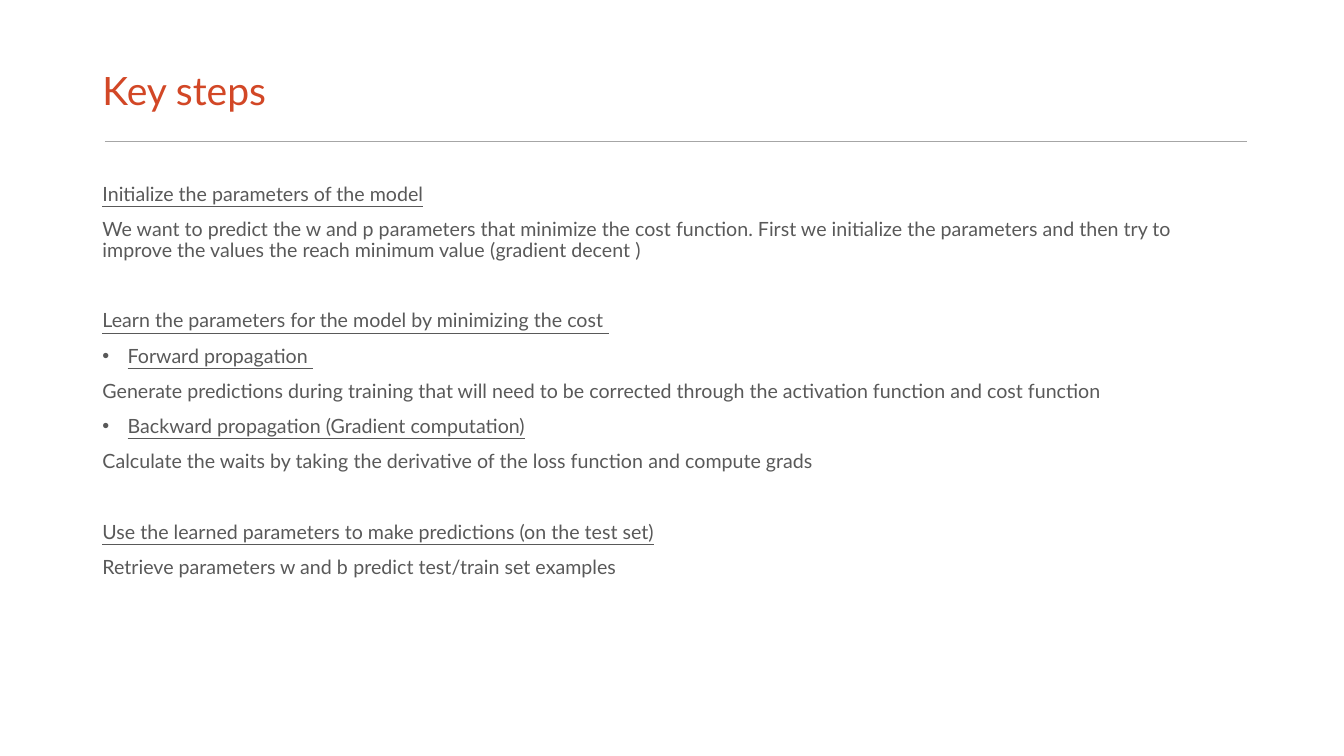
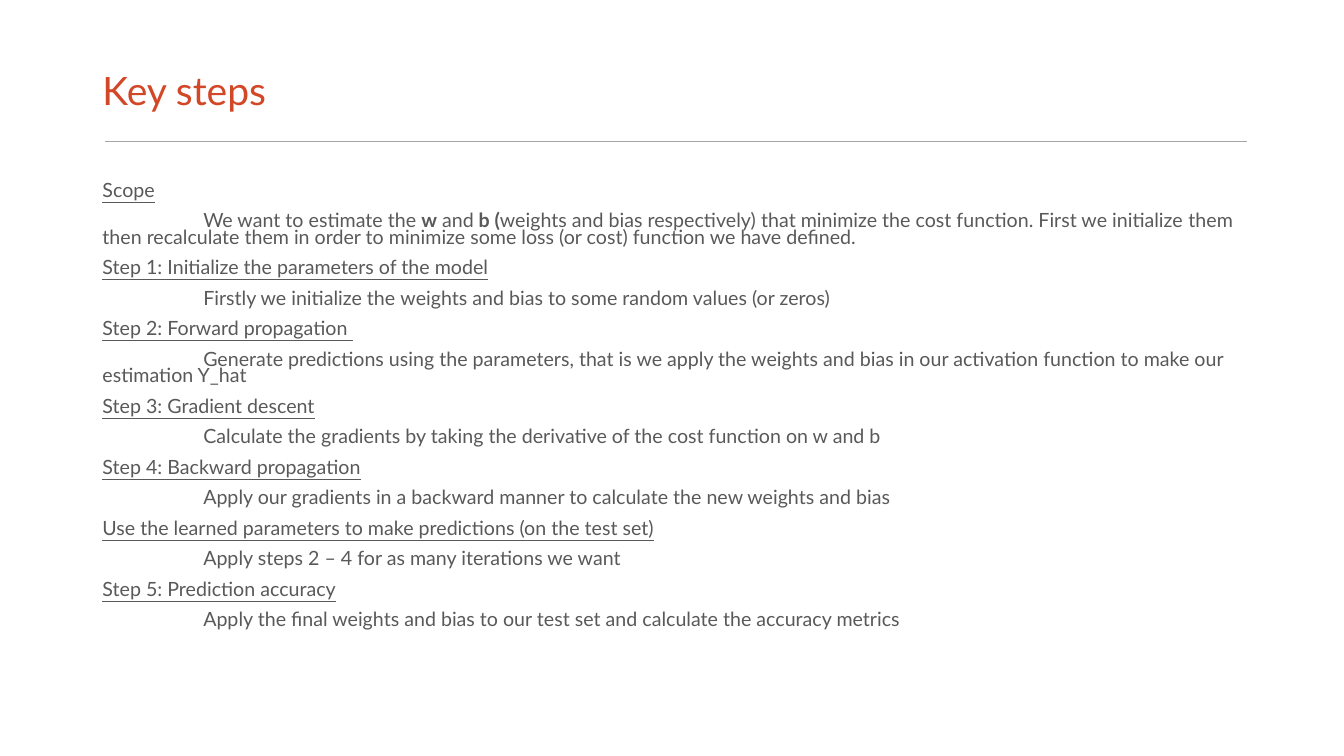
Before and after one commit to giannoulaki/Springboard, a slide deck: slide 10 of Capstone_Project_2/Capstone_Project_2.pptx (slide 9 before the commit). Drawn at 1344x756 pixels with LibreOffice and Linux fonts; fonts in the diff are those of the drawing. Boxes give left, top, right and bottom in pixels: in the first picture for what was removed or moved away, otherwise in the second. Text is boxed around its words. In the diff, an @@ line names an element or a change of style, - is before the commit and + after.

Commit message:
ppt

```diff
--- a/Capstone_Project_2/Capstone_Project_2.pptx
+++ b/Capstone_Project_2/Capstone_Project_2.pptx
@@ text at box(102, 183, 1232, 508): text changed @@
-Initialize the parameters of the model
-We want to predict the w and p parameters that minimize the cost function. First we initialize the parameters and then try to improve the values the reach minimum value (gradient decent )
-Learn the parameters for the model by minimizing the cost
-• Forward propagation
-Generate predictions during training that will need to be corrected through the activation function and cost function
-• Backward propagation (Gradient computation)
-Calculate the waits by taking the derivative of the loss function and compute grads
+Scope
+We want to estimate the w and b (weights and bias respectively) that minimize the cost function. First we initialize them then recalculate them in order to minimize some loss (or cost) function we have defined.
+Step 1: Initialize the parameters of the model
+Firstly we initialize the weights and bias to some random values (or zeros)
+Step 2: Forward propagation
+Generate predictions using the parameters, that is we apply the weights and bias in our activation function to make our estimation Y_hat
+Step 3: Gradient descent
+Calculate the gradients by taking the derivative of the cost function on w and b
+Step 4: Backward propagation
+Apply our gradients in a backward manner to calculate the new weights and bias
@@ text at box(102, 520, 654, 539): line spacing 0.9 to 0.7 @@
@@ text at box(102, 550, 900, 630): text changed @@
-Retrieve parameters w and b predict test/train set examples
+Apply steps 2 – 4 for as many iterations we want
+Step 5: Prediction accuracy
+Apply the final weights and bias to our test set and calculate the accuracy metrics
```
Also in this commit, not shown: 3 other slides changed, 2 slides added, 2 other files.
